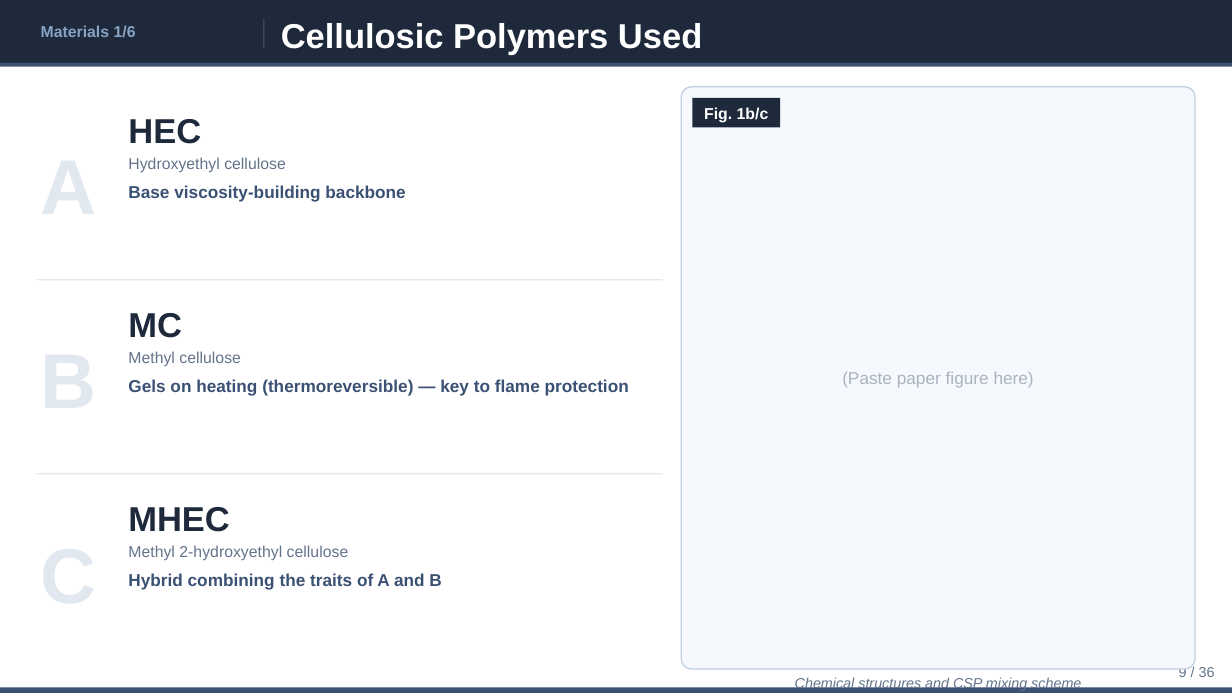
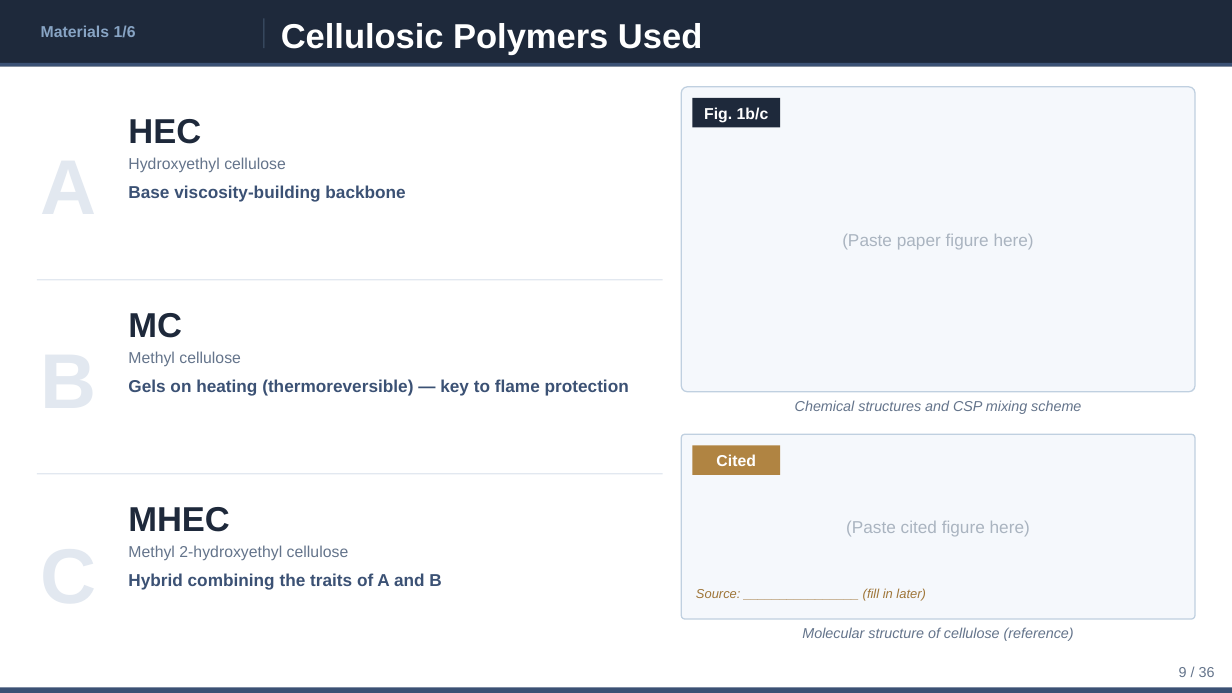
Before and after one commit to ytaisei0525-design/my-first-claude, a slide deck: slide 9 of slides_en.pptx. Drawn at 1232x693 pixels with LibreOffice and Linux fonts; fonts in the diff are those of the drawing. Boxes give left, top, right and bottom in pixels: in the first picture for what was removed or moved away, otherwise in the second. Text is boxed around its words. In the diff, an @@ line names an element or a change of style, - is before the commit and + after.

```diff
--- a/slides_en.pptx
+++ b/slides_en.pptx
@@ text "(Paste paper figure here)": place and size @@
-text "(Paste paper figure here)" at box(842, 372, 1034, 388)
+text "(Paste paper figure here)" at box(842, 234, 1034, 250)
@@ rounded rectangle: place and size @@
-rounded rectangle at box(681, 87, 1195, 669)
+rounded rectangle at box(681, 87, 1195, 392)
@@ text "Chemical structures and CSP mixing ...": place and size @@
-text "Chemical structures and CSP mixing ..." at box(795, 677, 1081, 692)
+text "Chemical structures and CSP mixing ..." at box(795, 400, 1081, 414)
@@ rounded rectangle added at box(681, 434, 1195, 619), fill #F5F8FC, outline #C0D0E0 1 pt @@
@@ rectangle added at box(692, 445, 780, 475), fill #B08442 @@
@@ text added at box(716, 454, 756, 466), 12.3 pt, text #FFFFFF, bold @@
+Cited
@@ text added at box(846, 521, 1030, 537), 13.4 pt, text #AAB4C0 @@
+(Paste cited figure here)
@@ text added at box(696, 588, 925, 601), 10.1 pt, text #9F7639, italic @@
+Source: ________________ (fill in later)
@@ text added at box(802, 627, 1074, 641), 11.2 pt, text #64748B, italic @@
+Molecular structure of cellulose (reference)
```
Also in this commit, not shown: 5 other slides changed, 3 other files.
